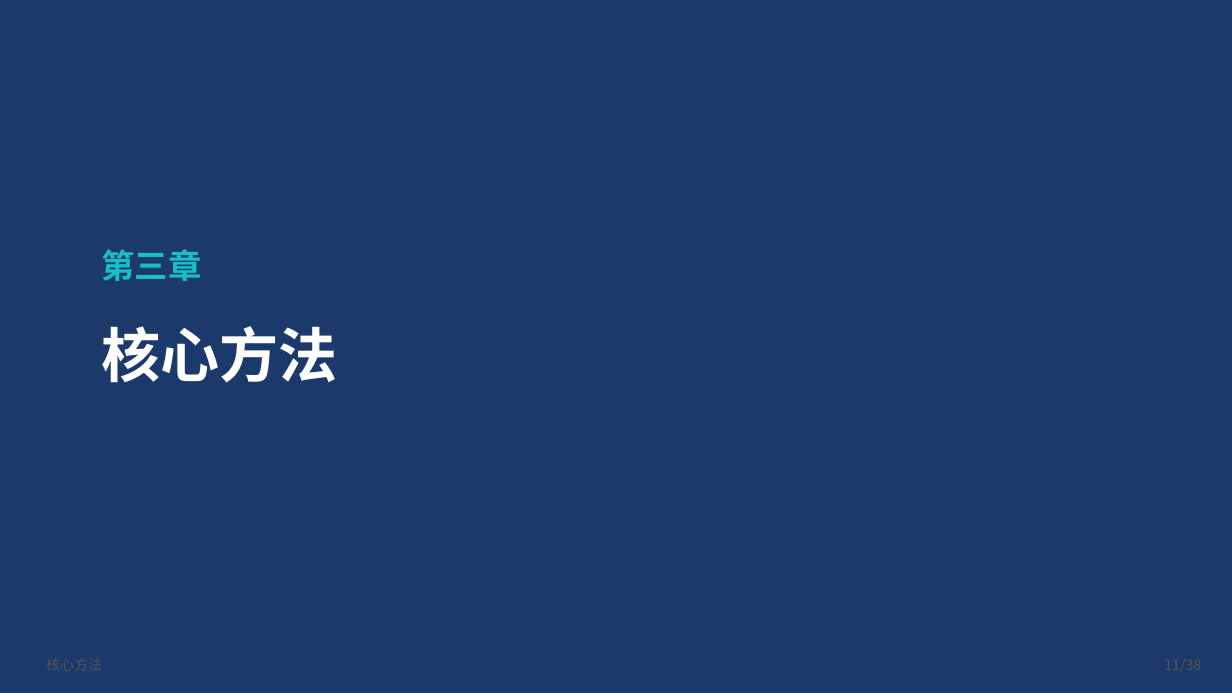
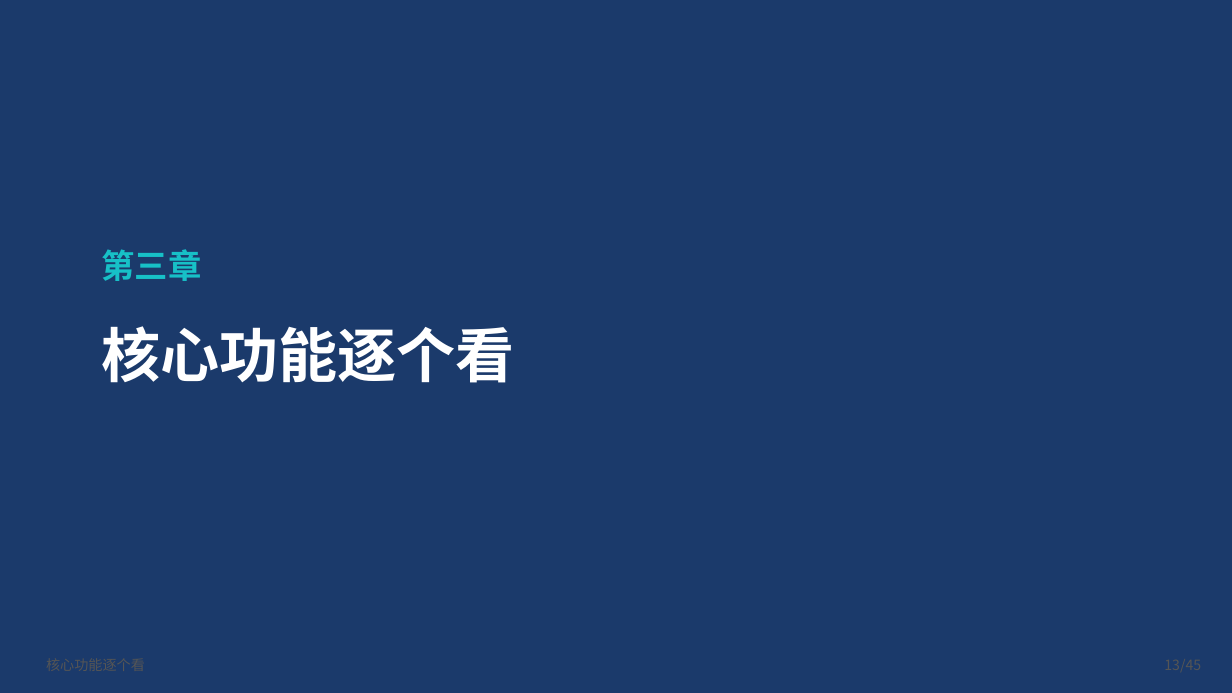
Before and after one commit to onehount/workbuddy-beginner-training, a slide deck: slide 13 of 02-slides/workbuddy-beginner-training.pptx (slide 11 before the commit). Drawn at 1232x693 pixels with LibreOffice and Linux fonts; fonts in the diff are those of the drawing. Boxes give left, top, right and bottom in pixels: in the first picture for what was removed or moved away, otherwise in the second. Text is boxed around its words. In the diff, an @@ line names an element or a change of style, - is before the commit and + after.

Commit message:
v1.1: 课程PPT重构为功能导向结构（45页）
- 先讲 WorkBuddy 各功能是什么/干什么/怎么用/在哪里
- 用青屿茶研案例演示每个功能的具体使用流程
- 新增界面三区总览示意图 + 10大功能四象限说明页
- 进阶技巧：先给方案再执行、出错五步纠正、提示词四要素、四查清单
- Demo 结果仅顺带展示
- 更新 README 议程表与 CHANGELOG

```diff
--- a/02-slides/workbuddy-beginner-training.pptx
+++ b/02-slides/workbuddy-beginner-training.pptx
@@ text at bbox=[101, 326, 514, 383]: text changed @@
-核心方法
+核心功能逐个看
```
Also in this commit, not shown: 16 other slides changed, 28 slides added, 21 slides removed, 6 other files.
